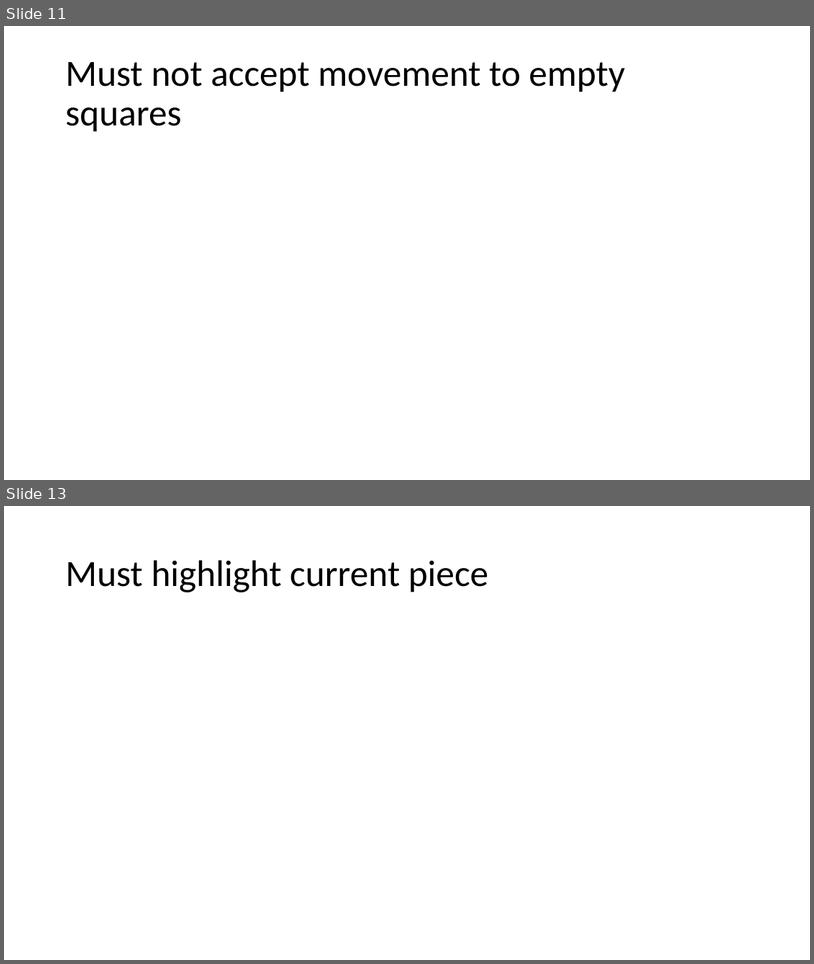
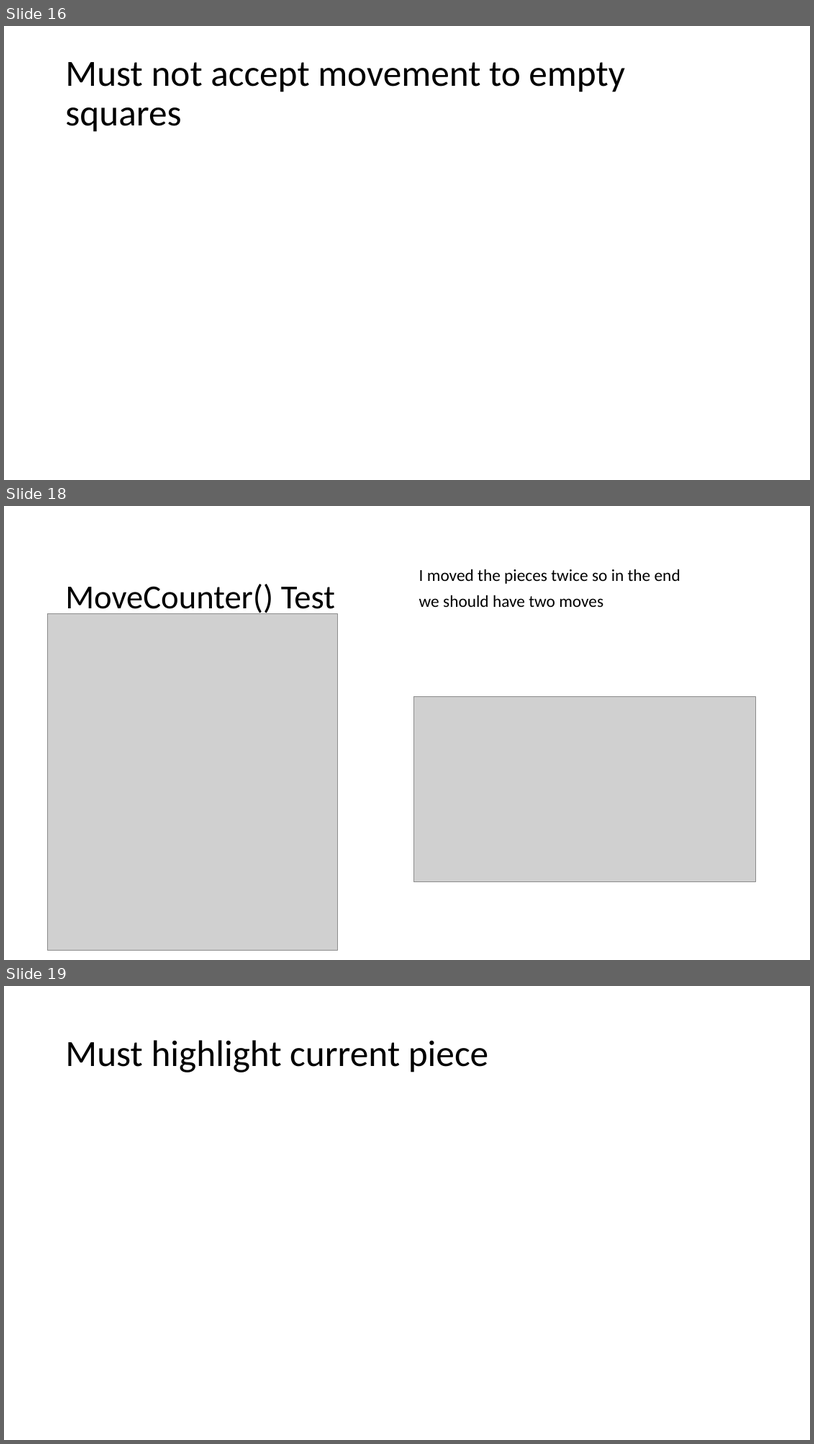
Before and after one commit to KeaganErasmus/BCDE222-C-, a slide deck: Presentation.pptx. Shown one above the other, each under a label of ours: slides 11 and 13 before the commit, slides 16, 18 and 19 after it; the slides between them are not shown. The pictures are 814x964 and 814x1444 pixels, drawn with LibreOffice and Linux fonts; fonts in the diff are those of the drawing; grey boxes stand for pictures. Boxes give left, top, right and bottom in pixels: in the first picture for what was removed or moved away, otherwise in the second. Text is boxed around its words. In the diff, an @@ line names an element or a change of style, - is before the commit and + after.

```diff
--- a/Presentation.pptx
+++ b/Presentation.pptx
@@ slide 18 added at box(4, 506, 810, 960), background #FFFFFF @@
@@ text added at box(419, 569, 681, 607), 20 pt, text #000000 @@
+I moved the pieces twice so in the end
+we should have two moves
@@ title added at box(65, 584, 335, 617), 40 pt, text #000000 @@
+MoveCounter() Test
@@ picture added at box(47, 614, 337, 950) @@
@@ picture added at box(414, 697, 756, 883) @@
@@ what was slide 11 is now slide 16 @@
@@ what was slide 13 is now slide 19 @@
```
Also in this commit, not shown: 7 slides changed, 5 other slides added, 23 other files.
